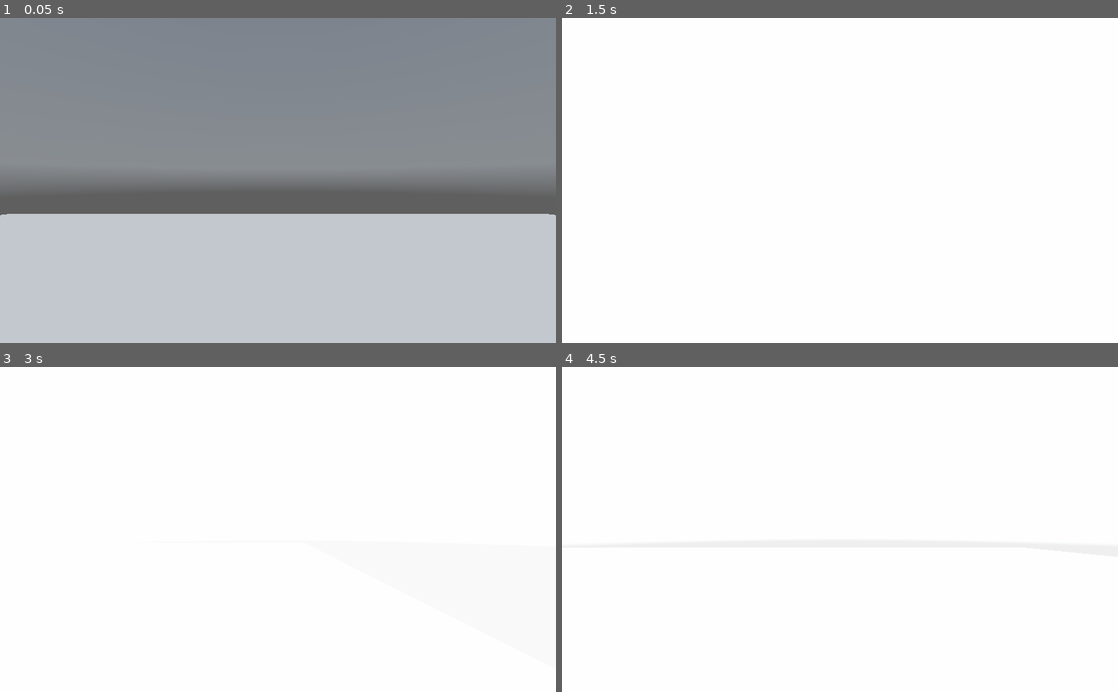
Above: before the commit, frames 1-4 (two rows, left to right).
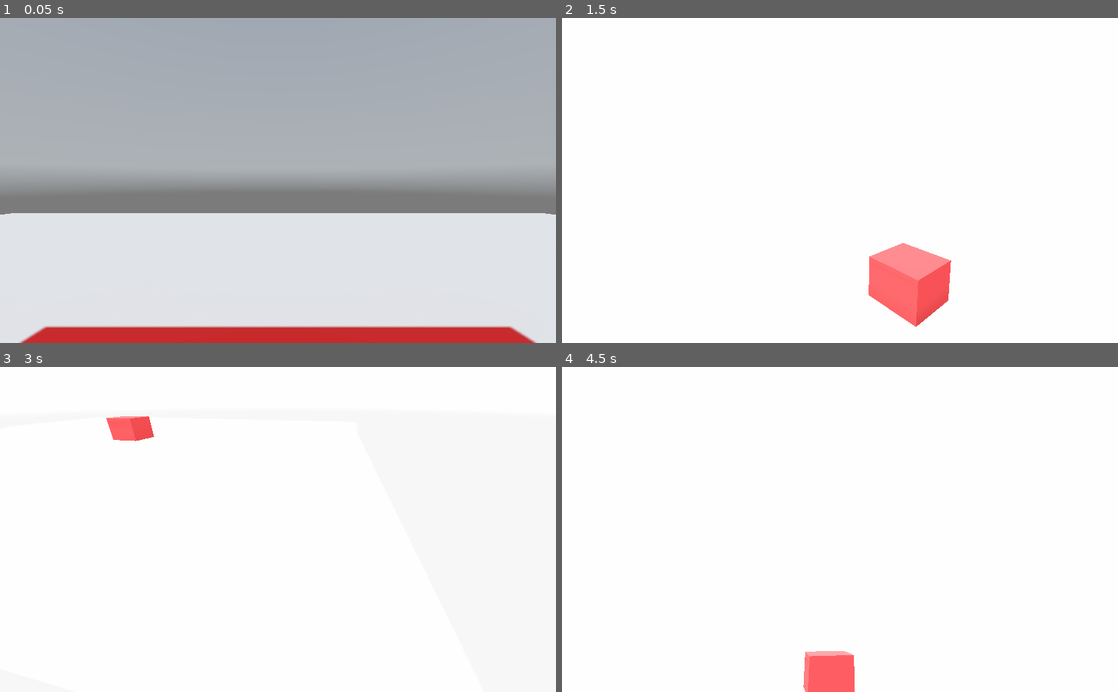
Above: after the commit, the same moments.

Repository: MilkAndBanana01/GODOT-FPS-Toolkit
Game: Godot game, scene res://World.tscn
The game is run twice, just before and just after one commit, with the same random seed, the same clock (stepped at 60 frames per second) and the same inputs. A sky picture missing from this copy of the repository is replaced by a grey-blue gradient.
Inputs (mouse positions are in pixels of both pictures, inside the frame that each line leads up to):
- Up to frame 1 (0.05 s): no input
- Up to frame 2 (1.5 s): tap Enter at 0.5 s; move the mouse to (962, 164) at 0.52 s; hold D (move_right) 0.53-1.28 s; hold Ctrl (crouch) 0.53-1.28 s; click (962, 164) at 0.67 s; tap Space (jump) at 0.77, 0.8, 1.07, 1.25, 1.35 s; move the mouse to (728, 196) at 1.27 s; hold S (move_back) from 1.28 s (still down)
- Up to frame 3 (3 s): tap Space (jump) at 1.52, 1.82, 2.3 s; tap Ctrl (crouch) at 1.55 s; move the mouse to (333, 458) at 2.02 s; release S (move_back) at 2.03 s; hold D (move_right) 2.03-2.78 s; hold Ctrl (crouch) 2.03-2.78 s; tap Enter at 2.75 s; move the mouse to (250, 594) at 2.77 s; hold W (move_forward) from 2.78 s (still down); tap E (interact) at 2.85 s; click (250, 594) at 2.92 s
- Up to frame 4 (4.5 s): tap Space (jump) at 3.02, 3.32, 3.77, 3.8, 4.07, 4.25 s; tap Ctrl (crouch) at 3.05, 4.35 s; move the mouse to (1006, 578) at 3.52 s; release W (move_forward) at 3.53 s; hold Shift (sprint) 3.53-4.28 s; hold A (move_left) from 3.53 s (still down); move the mouse to (673, 480) at 4.27 s

The runs differ from the first frame. In frame 1, 100% of the frame differs, in the area x 0-100%, y 0-100%; in frame 2, 2.7%; in frame 3, 0.5%; in frame 4, 1.1%.

Commit message:
Implemented Momentum

Diff:
--- a/GODOT FPS Toolkit (Godot 3.4)/Player/Abilities/Camera/Camera.gd
+++ b/GODOT FPS Toolkit (Godot 3.4)/Player/Abilities/Camera/Camera.gd
@@ -1,5 +1,3 @@
-# testing
-
 tool
 extends Node
 
@@ -7,11 +5,10 @@
 var mouseMovement
 var rotationVelocity: Vector2
 
-var movement
+onready var camera = Camera.new()
+onready var head = Spatial.new()
 
-var head
 var headExists : bool
-var camera
 var camExists : bool
 
 var enabled : bool
@@ -20,88 +17,113 @@
 var smoothingAmount : int
 var lockCamera : bool
 
-var props : Array
+var properties = {
+	'Camera Settings': {"t": 'category'},
+	'enabled': {"n": 'enabled',"t": 'bool',"d": true},
+	'sensitivity': {"n": 'sensitivity',"t": 'float',"d": 1.0},
+	'enable smoothing': {"n": 'smoothing',"t": 'bool',"d": false},
+	'smoothing': {"n": 'smoothingAmount',"t": 'float',"d": 1,"mx": 100},
+}
 
-func _get(property):
-	if property == 'sensitivity': return sensitivity
-	if property == 'smoothing': return smoothing
-	if property == 'lock camera': return lockCamera
-	if property == 'smoothing amount': return smoothingAmount
+func _get(property: String):
+	if property in properties.keys():
+		if properties[property]["t"] != "category":
+			return get(properties[property]["n"])
+func _set(property: String, value) -> bool:
+	if property in properties.keys():
+		if properties[property].has("mn") and properties[property].has("mx"):
+			value = clamp(value,properties[property]["mn"],properties[property]["mx"])
+		else:
+			if properties[property].has("mn"):
+				value = clamp(value,properties[property]["mn"],INF)
+			if properties[property].has("mx"):
+				value = clamp(value,0,properties[property]["mx"])
+		set(properties[property]["n"], value)
+		if properties[property]["t"] == 'bool' or properties[property]["t"] == 'list':
+			property_list_changed_notify()
+	return true
+func _get_property_list() -> Array:
+	var props := []
+	for i in properties.keys():
+		var curr_prop : Dictionary = properties[i]
+		var app = true
+		if curr_prop.has("e"):
+			for s in curr_prop["e"].size():
+				if !evaluate_string(curr_prop["e"][s]):
+					app = false
+					break
+		if !app:
+			continue
 
-func _set(property, value):
-	if property == 'smoothing':
-		smoothing = value
-		property_list_changed_notify()
-	if property == 'lock camera':
-		lockCamera = value
-		property_list_changed_notify()
-	if property == 'sensitivity':
-		value = clamp(value,0,10)
-		sensitivity = value
-	if property == 'smoothing amount':
-		value = clamp(value,0,100)
-		smoothingAmount = value
-	return true
+		var app_dict : Dictionary = {}
+		app_dict["name"] = i
+		if curr_prop["t"] == 'category':
+			app_dict["type"] = TYPE_NIL
+			app_dict["usage"] = PROPERTY_USAGE_CATEGORY
+		if curr_prop["t"] == 'bool':
+			app_dict["type"] = TYPE_BOOL
+		if curr_prop["t"] == 'int':
+			app_dict["type"] = TYPE_INT
+		if curr_prop["t"] == 'float':
+			app_dict["type"] = TYPE_REAL
+		if curr_prop["t"] == 'list':
+			app_dict["type"] = 2
+			app_dict["hint"] = 3
+			app_dict["hint_string"] = curr_prop["v"]
 
-func _get_property_list() -> Array:
-	props = []
-	props.append(
-		{
-			'name': 'Basic Settings',
-			'type': TYPE_NIL,
-			'usage': PROPERTY_USAGE_CATEGORY
-		}
-	)
-	props.append(
-		{
-			'name': 'sensitivity',
-			'type': TYPE_REAL
-		}
-	)
-	props.append(
-		{
-			'name': 'smoothing',
-			'type': TYPE_BOOL
-		}
-	)
-	if smoothing:
-		props.append(
-			{
-				'name': 'smoothing amount',
-				'type': TYPE_INT
-			}
-		)
-	props.append(
-		{
-			'name': 'lock camera',
-			'type': TYPE_BOOL
-		}
-	)
+		props.append(app_dict)
 	return props
+func evaluate_string(eval  : String) -> bool:
+	if "/" in eval:
+		var char_position : int = eval.find("/")
+		var left : String = eval.left(char_position)
+		var right : String = eval.right(char_position+1)
+		if get(left) != str2var(right):
+			return true
+		else: return false
+	elif "=" in eval:
+		var char_position : int = eval.find("=")
+		var left : String = eval.left(char_position)
+		var right : String = eval.right(char_position+1)
+		if get(left) == str2var(right):
+			return true
+		else: return false
+	return false
+func property_can_revert(property:String) -> bool:
+	if property in properties.keys():
+		if "d" in properties[property].keys():
+			if typeof(properties[property]["d"]) == typeof(get(properties[property]["n"])):
+				return true
+	return false
+func property_get_revert(property:String):
+	return properties[property]["d"]
+
+func addCamera():
+	for i in player.get_children():
+		if i.name == "Head":
+			head = i
+			headExists = true
+			for child in head.get_children():
+				if child is Camera:
+					camera = child
+					camExists = true
+	if not headExists:
+		head.name = 'Head'
+		player.call_deferred('add_child',head)
+		head.call_deferred('set_owner',player)
+	if not camExists:
+		camera.name = 'Camera'
+		head.call_deferred('add_child',camera)
+		camera.call_deferred('set_owner',player)
 
 func _ready():
 	if Engine.is_editor_hint() == false:
-		player = get_parent()
-		for i in player.get_children():
-			if i.name == "Head":
-				head = i
-				headExists = true
-				for child in head.get_children():
-					if child is Camera:
-						camera = child
-						camExists = true
-		if not headExists:
-			head = Spatial.new()
-			head.name = 'Head'
-			player.call_deferred('add_child',head)
-			head.call_deferred('set_owner',player)
-		if not camExists:
-			camera = Camera.new()
-			camera.name = 'Camera'
-			head.call_deferred('add_child',camera)
-			camera.call_deferred('set_owner',player)
+		if get_parent() is KinematicBody:
+			player = get_parent()
+		else:
+			player = owner.get_parent()
+		addCamera()
 		Input.set_mouse_mode(Input.MOUSE_MODE_CAPTURED)
-		movement = player.get_node("Movement")
 func _input(event: InputEvent) -> void:
 	if event is InputEventMouseMotion:
 		mouseMovement = event.relative
@@ -109,14 +131,15 @@
 		mouseMovement = Vector2.ZERO
 	if Input.is_key_pressed(KEY_ESCAPE):
 		get_tree().quit()
+
 func _physics_process(delta: float) -> void:
 	if Engine.is_editor_hint() == false:
-
-		head.translation.y = lerp(
-			head.translation.y,
-			(int(not Input.is_action_pressed('crouch')) * movement.standingHeight) +
-			(int(Input.is_action_pressed('crouch')) * movement.crouchingHeight),
-			delta * movement.crouchingSpeed)
+#
+#		head.translation.y = lerp(
+#			head.translation.y,
+#			(int(not Input.is_action_pressed('crouch')) * movement.standingHeight) +
+#			(int(Input.is_action_pressed('crouch')) * movement.crouchingHeight),
+#			delta * movement.crouchingSpeed)
 
 		if mouseMovement != null:
 			if smoothing:
@@ -128,6 +151,3 @@
 				head.rotate_x(-deg2rad(rotationVelocity.y))
 				head.rotation.x = clamp(head.rotation.x,deg2rad(-90),deg2rad(90))
 			mouseMovement = Vector2.ZERO
-
-func updateHeight(n):
-	head.translation.y = n
--- a/GODOT FPS Toolkit (Godot 3.4)/Player/Abilities/Camera/Camera.tscn
+++ b/GODOT FPS Toolkit (Godot 3.4)/Player/Abilities/Camera/Camera.tscn
@@ -4,6 +4,3 @@
 
 [node name="Camera" type="Node"]
 script = ExtResource( 1 )
-sensitivity = 0.0
-smoothing = false
-"lock camera" = false
--- a/GODOT FPS Toolkit (Godot 3.4)/Player/Abilities/Movement/Gravity/Fall.gd
+++ b/GODOT FPS Toolkit (Godot 3.4)/Player/Abilities/Movement/Gravity/Gravity.gd
@@ -1,29 +1,37 @@
 tool
 extends Node
 
+signal updateDirection
+
 var player
-var raycast
 var gravityVec : Vector3
+var snapVec : Vector3
+var jumping = false
+var jumpCount : int
+
+onready var raycast = RayCast.new()
 
 var gravityEnabled : bool
 var gravityStyle : int
 var gravity : float
 var gravityLimitEnabled : bool
 var gravityLimit : float
-var airMomentumEnabled : bool
-var airMomentumStyle : int
-var airMomentum : float
-var airMovementEnabled : bool
-var airMovementStyle : int
-var airMovementSpeed : int
-var airMovementAcc : float
+var jumpEnabled : bool
+var jumpHeight : int
+var jumpLimit : int
+var updateDirection : bool
 
 var properties = {
 	'Gravity Settings': {"t": 'category'},
 	'gravity/enabled': {"n": 'gravityEnabled',"t": 'bool',"d": true},
 	'gravity/gravity style': {"n": 'gravityStyle',"t": 'list',"d": 1,"e": ['gravityEnabled=true'],"v": "Constant,Exponential"},
 	'gravity/gravity': {"n": 'gravity',"t": 'float',"d": 10,"e": ['gravityEnabled=true']},
-	'air momentum/enabled': {"n": 'airMomentumEnabled',"t": 'bool',"d": true},
+
+	'Jump Settings': {"t": 'category'},
+	'enabled': {"n": 'jumpEnabled',"t": 'bool',"d": true},
+	'jump height': {"n": 'jumpHeight',"t": 'int',"d": 10},
+	'jump count': {"n": 'jumpLimit',"t": 'int',"d": 1, 'mn' : 1},
+	'update direction': {"n": 'updateDirection',"t": 'bool',"d": true}
 }
 
 func _get(property: String):
@@ -103,23 +111,26 @@
 		player = get_parent()
 	else:
 		player = owner.get_parent()
-	var ray = player.get_node_or_null('JumpDetect')
-	if ray:
-		raycast = ray
-	else:
-		raycast = RayCast.new()
-		raycast.name = "FloorDetect"
-		raycast.enabled = true
-		raycast.cast_to = Vector3(0,-1.1,0)
-		player.call_deferred('add_child',raycast)
+	var move = player.get_node('Movement/Move')
+	raycast.cast_to = Vector3(0,-1.2,0)
+	raycast.enabled = true
+	player.call_deferred('add_child',raycast)
 
 func _physics_process(delta: float) -> void:
 	if Engine.is_editor_hint() == false:
-		if raycast.is_colliding():
+		if raycast.is_colliding() and not Input.is_action_pressed('jump'):
+			jumpCount = 0
+		if Input.is_action_just_pressed('jump') and jumpCount < jumpLimit:
+			snapVec = Vector3.ZERO
+			gravityVec = jumpHeight * Vector3.UP
+			jumpCount += 1
+		if player.is_on_floor():
 			gravityVec = Vector3.ZERO
+			snapVec = -player.get_floor_normal()
 		else:
+			snapVec = Vector3.DOWN
 			if gravityStyle == 1:
 				gravityVec += Vector3.DOWN * gravity * delta
 			else:
 				gravityVec = Vector3.DOWN * gravity
-		player.move_and_slide(gravityVec,Vector3.UP)
+		player.move_and_slide_with_snap(gravityVec,snapVec,Vector3.UP)
--- a/GODOT FPS Toolkit (Godot 3.4)/Player/Abilities/Movement/Jump/Jump.gd
+++ b/GODOT FPS Toolkit (Godot 3.4)/Player/Abilities/Movement/Jump/Jump.gd
@@ -1,14 +1,7 @@
 tool
-extends Node
+extends "res://Player/Abilities/Movement/Gravity/Fall.gd"
 
-var player
-var raycast
-var jumpVec : Vector3
-var jumpCount : int
 
-var jumpEnabled : bool
-var jumpHeight : int
-var jumpLimit : int
 
 #n = name
 #t = type
@@ -18,33 +11,27 @@
 #mn = minimum
 #mx = maximum
 
-var properties = {
-	'Jump Settings': {"t": 'category'},
-	'enabled': {"n": 'jumpEnabled',"t": 'bool',"d": true},
-	'jump height': {"n": 'jumpHeight',"t": 'int',"d": 10},
-	'jump count': {"n": 'jumpLimit',"t": 'int',"d": 1, 'mn' : 1}
-}
 
 func _get(property: String):
-	if property in properties.keys():
-		if properties[property]["t"] != "category":
-			return get(properties[property]["n"])
+	if property in jumpProp.keys():
+		if jumpProp[property]["t"] != "category":
+			return get(jumpProp[property]["n"])
 func _set(property: String, value) -> bool:
-	if property in properties.keys():
-		if properties[property].has("mn"):
-			value = clamp(value,properties[property]["mn"],INF)
-		if properties[property].has("mx"):
-			value = clamp(value,-INF,properties[property]["mx"])
-		if properties[property].has("mn") and properties[property].has("mx"):
-			value = clamp(value,properties[property]["mn"],properties[property]["mx"])
-		set(properties[property]["n"], value)
-		if properties[property]["t"] == 'bool' or properties[property]["t"] == 'list':
+	if property in jumpProp.keys():
+		if jumpProp[property].has("mn"):
+			value = clamp(value,jumpProp[property]["mn"],INF)
+		if jumpProp[property].has("mx"):
+			value = clamp(value,-INF,jumpProp[property]["mx"])
+		if jumpProp[property].has("mn") and jumpProp[property].has("mx"):
+			value = clamp(value,jumpProp[property]["mn"],jumpProp[property]["mx"])
+		set(jumpProp[property]["n"], value)
+		if jumpProp[property]["t"] == 'bool' or jumpProp[property]["t"] == 'list':
 			property_list_changed_notify()
 	return true
 func _get_property_list() -> Array:
 	var props := []
-	for i in properties.keys():
-		var curr_prop : Dictionary = properties[i]
+	for i in jumpProp.keys():
+		var curr_prop : Dictionary = jumpProp[i]
 		var app = true
 		if curr_prop.has("e"):
 			for s in curr_prop["e"].size():
@@ -89,28 +76,19 @@
 		else: return false
 	return false
 func property_can_revert(property:String) -> bool:
-	if property in properties.keys():
-		if "d" in properties[property].keys():
-			if typeof(properties[property]["d"]) == typeof(get(properties[property]["n"])):
+	if property in jumpProp.keys():
+		if "d" in jumpProp[property].keys():
+			if typeof(jumpProp[property]["d"]) == typeof(get(jumpProp[property]["n"])):
 				return true
 	return false
 func property_get_revert(property:String):
-	return properties[property]["d"]
+	return jumpProp[property]["d"]
 
 func _ready() -> void:
 	if get_parent() is KinematicBody:
 		player = get_parent()
 	else:
 		player = owner.get_parent()
-	var ray = player.get_node_or_null('FloorDetect')
-	if ray:
-		raycast = ray
-	else:
-		raycast = RayCast.new()
-		raycast.name = "JumpDetect"
-		raycast.enabled = true
-		raycast.cast_to = Vector3(0,-1.1,0)
-		player.call_deferred('add_child',raycast)
 
 func _physics_process(delta: float) -> void:
 	if Engine.is_editor_hint() == false:
@@ -118,6 +96,4 @@
 			jumpCount = 0
 		if Input.is_action_just_pressed('jump') and jumpCount < jumpLimit:
 			jumpCount += 1
-			jumpVec.y = jumpHeight
-		print(jumpCount)
-		player.move_and_slide(jumpVec,Vector3.UP)
+			jump(Vector3.UP * jumpHeight)
--- a/GODOT FPS Toolkit (Godot 3.4)/Player/Abilities/Movement/Move/Move.gd
+++ b/GODOT FPS Toolkit (Godot 3.4)/Player/Abilities/Movement/Move/Move.gd
@@ -8,12 +8,20 @@
 var velocity : Vector3
 var snapVec : Vector3
 
+var jump
+
 var movementEnabled : bool
 var movementStyle : int
 var speed : int
 var acceleration : float
 var frictionEnabled : bool
 var friction : float
+var airMomentumEnabled : bool
+var airMomentumAcc : float
+var airMomentumSpeed : int
+var airMovementEnabled : bool
+var airMovementSpeed : int
+var airMovementAcc : float
 
 #n = name
 #t = type
@@ -28,9 +36,17 @@
 	'enabled': {"n": 'movementEnabled',"t": 'bool',"d": true},
 	'movement style': {"n": 'movementStyle',"t": 'list',"d": 0,"e": ['movementEnabled=true'],"v": "Retro,Modern"},
 	'speed': {"n": 'speed',"t": 'int',"d": 10,"e": ['movementEnabled=true']},
-	'acceleration': {"n": 'acceleration',"t": 'float',"d": 5,"e": ['movementEnabled=true','movementStyle/0']},
+	'acceleration': {"n": 'acceleration',"t": 'float',"d": 5.0,"e": ['movementEnabled=true','movementStyle/0']},
 	'enable friction': {"n": 'frictionEnabled',"t": 'bool',"d": false,"e": ['movementEnabled=true','movementStyle/0']},
-	'friction': {"n": 'friction',"t": 'float',"d": 2,"e": ['movementEnabled=true','frictionEnabled=true','movementStyle/0']},
+	'friction': {"n": 'friction',"t": 'float',"d": 2.0,"e": ['movementEnabled=true','frictionEnabled=true','movementStyle/0']},
+
+	'air momentum/enabled': {"n": 'airMomentumEnabled',"t": 'bool',"d": true, 'e': ['airMovementEnabled/true']},
+	'air momentum/acceleration': {"n": 'airMomentumAcc',"t": 'float',"d": 1.0,"e": ['airMomentumEnabled=true','movementStyle=1','airMovementEnabled/true'],'mn':0},
+	'air momentum/custom speed': {"n": 'airMomentumSpeed',"t": 'int',"d": 0,"e": ['airMomentumEnabled=true','airMovementEnabled/true']},
+
+	'air movement/enabled': {"n": 'airMovementEnabled',"t": 'bool',"d": false},
+	'air movement/custom speed': {"n": 'airMovementSpeed',"t": 'int',"d": 0,"e": ['airMovementEnabled=true']},
+	'air movement/custom acceleration': {"n": 'airMovementAcc',"t": 'float',"d": 0.0,"e": ['airMovementEnabled=true','movementStyle=1'],'mn': 0},
 }
 
 func _get(property: String):
@@ -110,17 +126,49 @@
 		player = get_parent()
 	else:
 		player = owner.get_parent()
+	jump = player.get_node('Movement/Gravity')
+
+
+func movePlayer():
+	input = Vector2(Input.get_action_strength('move_right') - Input.get_action_strength('move_left'),Input.get_action_strength('move_back') - Input.get_action_strength('move_forward'))
+	direction = (player.transform.basis * Vector3(input.x, 0, input.y)).normalized()
+func retroMovement(s):
+	velocity = Vector3.ZERO
+	velocity.x = direction.x * s
+	velocity.z = direction.z * s
+func modernMovement(s,a,d):
+	velocity = velocity.linear_interpolate(Vector3(direction.x,0,direction.z) * s, d * a)
+func applyFriction(f,d):
+	velocity = velocity.linear_interpolate(Vector3.ZERO, d * f)
+
+func _input(event: InputEvent) -> void:
+	if jump.updateDirection:
+		if Input.is_action_just_pressed('jump') and jump.jumpCount < jump.jumpLimit:
+			movePlayer()
+			retroMovement(speed + airMomentumSpeed)
 
 func _physics_process(delta: float) -> void:
 	if Engine.is_editor_hint() == false:
-		input = Vector2(Input.get_action_strength('move_right') - Input.get_action_strength('move_left'),Input.get_action_strength('move_back') - Input.get_action_strength('move_forward'))
-		direction = (player.transform.basis * Vector3(input.x, 0, input.y)).normalized()
-		if movementStyle == 0:
-			velocity = Vector3.ZERO
-			velocity.x = direction.x * speed
-			velocity.z = direction.z * speed
+		if player.is_on_floor():
+			movePlayer()
+			if movementStyle == 0:
+				retroMovement(speed)
+			else:
+				modernMovement(speed,acceleration,delta)
+				if input == Vector2.ZERO and frictionEnabled:
+					applyFriction(friction,delta)
 		else:
-			velocity = velocity.linear_interpolate(Vector3(direction.x,0,direction.z) * speed, delta * acceleration)
-			if input == Vector2.ZERO and frictionEnabled:
-				velocity = velocity.linear_interpolate(Vector3.ZERO, delta * friction)
+			if airMovementEnabled:
+				movePlayer()
+				if movementStyle == 1:
+					modernMovement((speed + airMovementSpeed),airMovementAcc,delta)
+				else:
+					retroMovement(speed + airMovementSpeed)
+			elif airMomentumEnabled:
+				if movementStyle == 1:
+					modernMovement((speed + airMomentumSpeed),airMomentumAcc,delta)
+				else:
+					retroMovement(speed + airMomentumSpeed)
+			else:
+				velocity = Vector3.ZERO
 		player.move_and_slide(velocity,Vector3.UP)
--- a/GODOT FPS Toolkit (Godot 3.4)/Player/Abilities/Movement/Movement.gd
+++ b/GODOT FPS Toolkit (Godot 3.4)/Player/Abilities/Movement/Movement.gd
@@ -27,10 +27,11 @@
 
 		pos += 1
 	player = get_parent()
-	camera.current = true
+	addCollision()
+
+func addCollision():
 	collision.name = "Collision"
 	capsule.radius = 0.5
 	collision.set_shape(capsule)
 	collision.rotate_x(deg2rad(90))
-	player.call_deferred('add_child',camera)
 	player.call_deferred('add_child',collision)
--- a/GODOT FPS Toolkit (Godot 3.4)/Player/Abilities/Movement/Movement.tscn
+++ b/GODOT FPS Toolkit (Godot 3.4)/Player/Abilities/Movement/Movement.tscn
@@ -1,9 +1,8 @@
-[gd_scene load_steps=5 format=2]
+[gd_scene load_steps=4 format=2]
 
 [ext_resource path="res://Player/Abilities/Movement/Movement.gd" type="Script" id=1]
 [ext_resource path="res://Player/Abilities/Movement/Move/Move.gd" type="Script" id=2]
-[ext_resource path="res://Player/Abilities/Movement/Gravity/Fall.gd" type="Script" id=3]
-[ext_resource path="res://Player/Abilities/Movement/Jump/Jump.gd" type="Script" id=4]
+[ext_resource path="res://Player/Abilities/Movement/Gravity/Gravity.gd" type="Script" id=3]
 
 [node name="Movement" type="Node"]
 script = ExtResource( 1 )
@@ -14,15 +13,12 @@
 "movement style" = 0
 speed = 10
 
-[node name="Fall" type="Node" parent="."]
+[node name="Gravity" type="Node" parent="."]
 script = ExtResource( 3 )
 gravity/enabled = true
 "gravity/gravity style" = 1
 gravity/gravity = 10.0
 "air momentum/enabled" = true
-
-[node name="Jump" type="Node" parent="."]
-script = ExtResource( 4 )
 enabled = true
 "jump height" = 10
 "jump count" = 1
--- a/GODOT FPS Toolkit (Godot 3.4)/Player/Player.tscn
+++ b/GODOT FPS Toolkit (Godot 3.4)/Player/Player.tscn
@@ -1,13 +1,19 @@
-[gd_scene load_steps=2 format=2]
+[gd_scene load_steps=3 format=2]
 
 [ext_resource path="res://Player/Abilities/Movement/Movement.tscn" type="PackedScene" id=1]
+[ext_resource path="res://Player/Abilities/Camera/Camera.tscn" type="PackedScene" id=2]
 
 [node name="Player" type="KinematicBody"]
 
 [node name="Movement" parent="." instance=ExtResource( 1 )]
 
-[node name="Jump" parent="Movement" index="2"]
-enabled = false
-"jump height" = 0
+[node name="Move" parent="Movement" index="0"]
+"air momentum/enabled" = false
+
+[node name="Camera" parent="." instance=ExtResource( 2 )]
+enabled = true
+sensitivity = 0.0
+"enable smoothing" = false
+smoothing = false
 
 [editable path="Movement"]
--- a/GODOT FPS Toolkit (Godot 3.4)/World.tscn
+++ b/GODOT FPS Toolkit (Godot 3.4)/World.tscn
@@ -1,7 +1,13 @@
-[gd_scene load_steps=3 format=2]
+[gd_scene load_steps=5 format=2]
 
 [ext_resource path="res://default_env.tres" type="Environment" id=1]
 [ext_resource path="res://Player/Player.tscn" type="PackedScene" id=2]
+
+[sub_resource type="SpatialMaterial" id=1]
+albedo_color = Color( 0.823529, 0.156863, 0.156863, 1 )
+
+[sub_resource type="CubeMesh" id=2]
+material = SubResource( 1 )
 
 [node name="WorldEnvironment" type="WorldEnvironment"]
 environment = ExtResource( 1 )
@@ -9,14 +15,32 @@
 [node name="Player" parent="." instance=ExtResource( 2 )]
 transform = Transform( 1, 0, 0, 0, 1, 0, 0, 0, 1, 0, 3.17324, 0 )
 
-[node name="Jump" parent="Player/Movement" index="2"]
-enabled = true
-"jump height" = 10
+[node name="Move" parent="Player/Movement" index="0"]
+"movement style" = 1
+acceleration = 5.0
+"enable friction" = false
+"air momentum/enabled" = true
+"air momentum/acceleration" = 1.0
+"air momentum/custom speed" = 0
+"air movement/enabled" = false
+
+[node name="Gravity" parent="Player/Movement" index="1"]
+gravity/gravity = 20.492
+"jump count" = 2
+"update direction" = true
+
+[node name="Camera" parent="Player" index="1"]
+sensitivity = 1.0
 
 [node name="CSGBox" type="CSGBox" parent="."]
 use_collision = true
 width = 34.648
 depth = 30.1879
+
+[node name="MeshInstance" type="MeshInstance" parent="CSGBox"]
+transform = Transform( 1, 0, 0, 0, 1, 0, 0, 0, 1, 0, 1.51217, 0 )
+mesh = SubResource( 2 )
+material/0 = null
 
 [node name="DirectionalLight" type="DirectionalLight" parent="."]
 transform = Transform( 0.705834, -0.708377, 0, 0.213284, 0.212519, 0.953596, -0.675505, -0.673081, 0.301089, 0, 4.33981, 0 )
--- a/GODOT FPS Toolkit (Godot 3.4)/default_env.tres
+++ b/GODOT FPS Toolkit (Godot 3.4)/default_env.tres
@@ -8,6 +8,13 @@
 [resource]
 background_mode = 2
 background_sky = SubResource( 1 )
+tonemap_mode = 2
 auto_exposure_enabled = true
 ssao_enabled = true
 ssao_quality = 2
+dof_blur_far_enabled = true
+dof_blur_far_distance = 21.07
+dof_blur_far_amount = 0.11
+dof_blur_far_quality = 2
+dof_blur_near_enabled = true
+dof_blur_near_quality = 2
